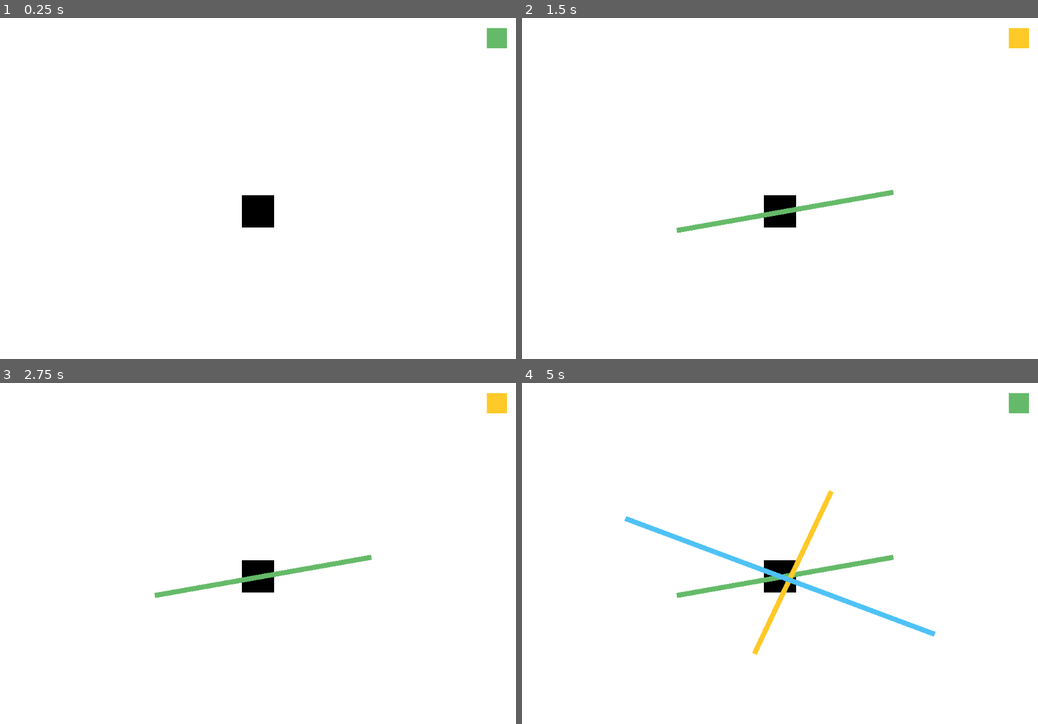
Above: before the commit, frames 1-4 (two rows, left to right).
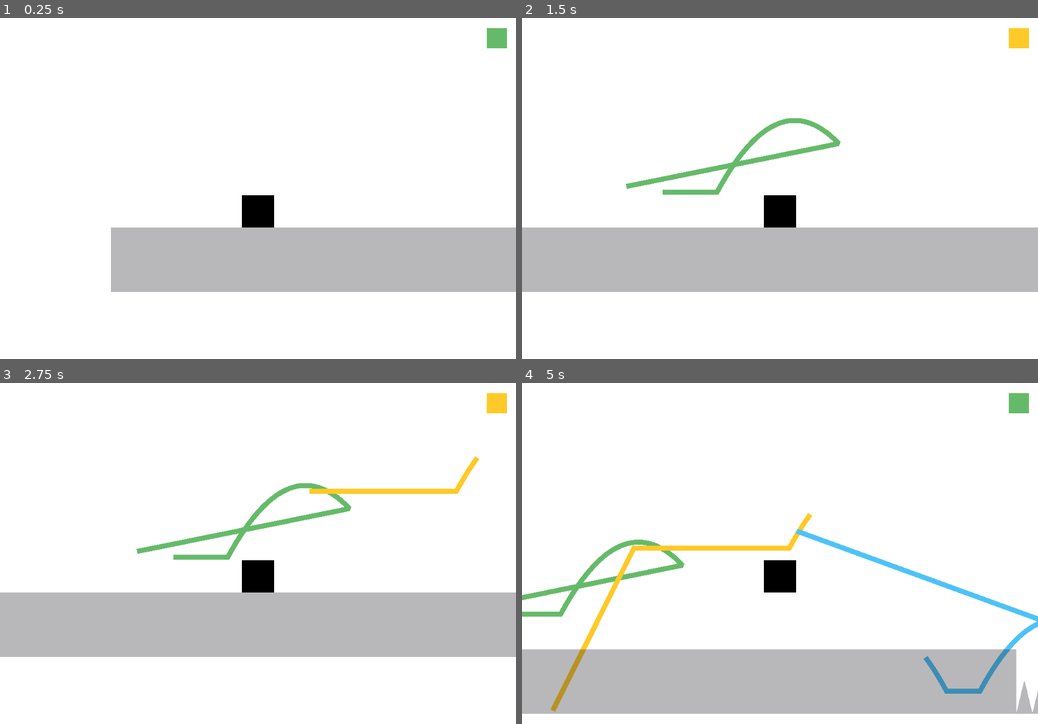
Above: after the commit, the same moments.

Repository: igaryhe/LD45
Game: Godot game, scene res://World.tscn
The game is run twice, just before and just after one commit, with the same random seed, the same clock (stepped at 60 frames per second) and the same inputs. Sound files missing from this copy of the repository are replaced by a short silence.
Inputs (mouse positions are in pixels of both pictures, inside the frame that each line leads up to):
- Up to frame 1 (0.25 s): no input
- Up to frame 2 (1.5 s): tap Enter at 0.5 s; move the mouse to (893, 191) at 0.52 s; press the mouse at (893, 191) at 0.53 s; hold Right (ui_right) from 0.53 s (still down); tap Space (jump) at 0.77 s; move the mouse to (676, 229) at 1.27 s; release the mouse at (676, 229) at 1.28 s; tap C (switch_color) at 1.35 s
- Up to frame 3 (2.75 s): tap Space (jump) at 1.52 s; move the mouse to (309, 492) at 2.02 s; release Right (ui_right) at 2.03 s; press the mouse at (309, 492) at 2.03 s; hold Left (ui_left) from 2.03 s (still down)
- Up to frame 4 (5 s): move the mouse to (754, 652) at 2.77 s; release Left (ui_left) at 2.78 s; release the mouse at (754, 652) at 2.78 s; hold Right (ui_right) 2.78-4.28 s; tap C (switch_color) at 2.85, 4.35 s; tap Space (jump) at 3.02, 3.77, 4.52 s; move the mouse to (934, 635) at 3.52 s; press the mouse at (934, 635) at 3.53 s; move the mouse to (625, 519) at 4.27 s; release the mouse at (625, 519) at 4.28 s; hold Left (ui_left) from 4.28 s (still down)

The runs differ from the first frame. In frame 1, 15% of the frame differs, in the area x 21-100%, y 61-81%; in frame 2, 21%; in frame 3, 21%; in frame 4, 23%, in the area x 0-100%, y 31-97%.
Error before the commit: Parse Error: The identifier "key_held" isn't declared in the current scope. (res://Player.gd:65)

Commit message:
Trying to fix compilation errors

Diff:
--- a/Player.gd
+++ b/Player.gd
@@ -62,7 +62,7 @@
 
 
 func grab_key():
-	key_held += 1
+	keys_held += 1
 
 func get_key_count():
-	return key_held
+	return keys_held
--- a/World.tscn
+++ b/World.tscn
@@ -33,7 +33,6 @@
 scale = Vector2( 3, 1 )
 
 [node name="CanvasLayer" type="CanvasLayer" parent="."]
-editor/display_folded = true
 
 [node name="MarginContainer" parent="CanvasLayer" instance=ExtResource( 5 )]
 [connection signal="color_changed" from="Trail" to="CanvasLayer/MarginContainer" method="change_color_indicator"]
